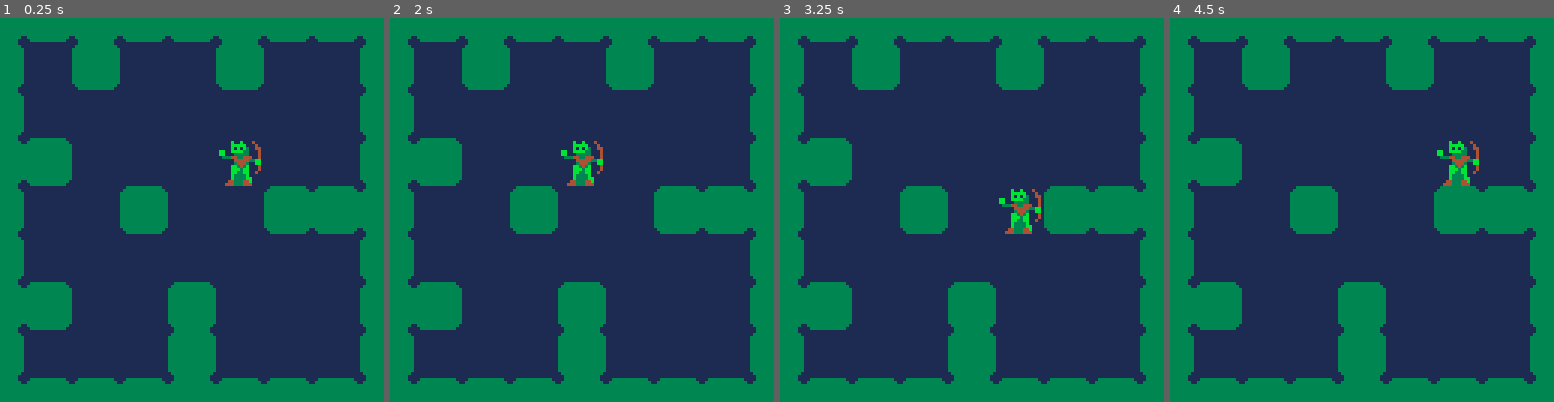
Above: before the commit, frames 1-4 (left to right).
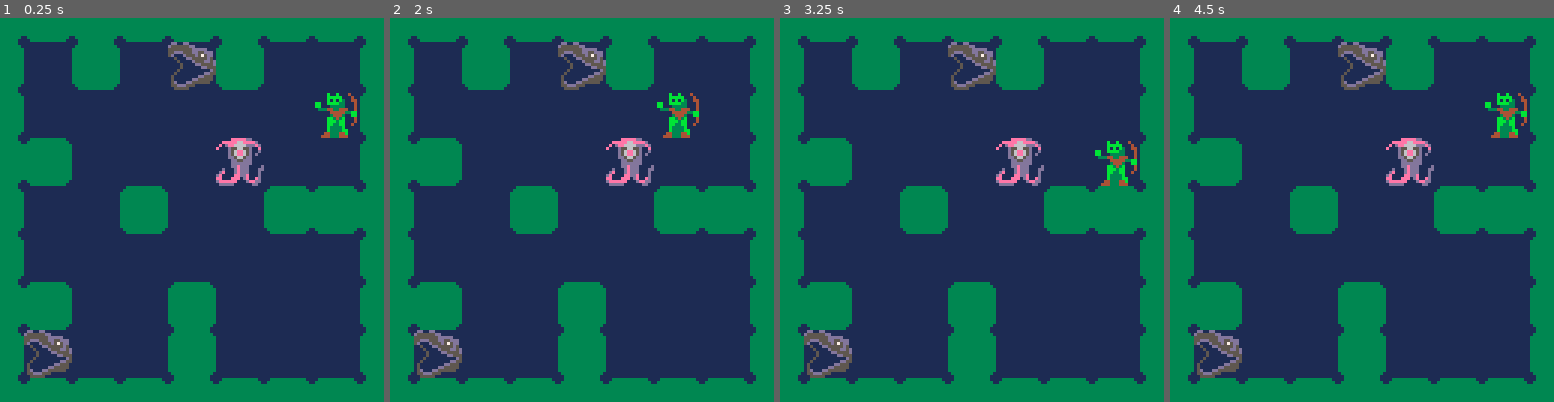
Above: after the commit, the same moments.

Repository: Ryan1729/broughlike-tutorial-ports
Game: PICO-8 cartridge pico8/broughlike-tutorial.p8
The game is run twice, just before and just after one commit, with the same random seed, the same clock (stepped at 60 frames per second) and the same inputs.
Inputs:
- Up to frame 1 (0.25 s): no input
- Up to frame 2 (2 s): hold Left from 1.97 s (still down)
- Up to frame 3 (3.25 s): release Left at 2.37 s; hold Down 2.42-2.82 s; hold Right from 2.87 s (still down)
- Up to frame 4 (4.5 s): release Right at 3.53 s; hold Up 3.58-4.08 s; hold Right from 4.13 s (still down)

The runs differ from the first frame. In frame 1, 3.3% of the frame differs, in the area x 6-93%, y 6-94%; in frame 2, 3.8%, in the area x 6-81%, y 6-94%; in frame 3, 3.8%; in frame 4, 3.8%.

Commit message:
spawn and draw monsters

Diff:
--- a/pico8/broughlike-tutorial.p8
+++ b/pico8/broughlike-tutorial.p8
@@ -28,13 +28,10 @@
 
 function generate_level()
     try_to('generate map', function()
-        local tile_count = generate_tiles()
-
-        local connected = random_passable_tile():get_connected_tiles()
-
-        return tile_count == #(connected)
-        --return generate_tiles() == #(random_passable_tile():get_connected_tiles())
+        return generate_tiles() == #(random_passable_tile():get_connected_tiles())
     end)
+
+    generate_monsters()
 end
 
 function generate_tiles()
@@ -78,6 +75,20 @@
         return tile.passable and not tile.monster;
     end);
     return tile
+end
+
+function generate_monsters()
+    monsters = {};
+    local num_monsters = level+1
+    for i=0,num_monsters do
+        spawn_monster()
+    end
+end
+
+function spawn_monster()
+    local monster_type = shuffle({bird, snake, tank, eater, jester})[1]
+    local monster = monster_type:new(random_passable_tile())
+    add(monsters, monster)
 end
 
 -->8
@@ -198,6 +209,36 @@
     player.is_player = true
 
     return player
+end
+
+bird = monster:new({})
+
+function bird:new(tile)
+    return monster.new(self, tile, 4, 3)
+end
+
+snake = monster:new({})
+
+function snake:new(tile)
+    return monster.new(self, tile, 5, 1)
+end
+
+tank = monster:new({})
+
+function tank:new(tile)
+    return monster.new(self, tile, 6, 2)
+end
+
+eater = monster:new({})
+
+function eater:new(tile)
+    return monster.new(self, tile, 7, 1)
+end
+
+jester = monster:new({})
+
+function jester:new(tile)
+    return monster.new(self, tile, 8, 2)
 end
 
 -->8
@@ -293,6 +334,7 @@
 
 numTiles=9
 tilesize=16
+level=1
 
 function _init()
   palt(15, true)
@@ -303,15 +345,19 @@
 end
 
 function _draw()
-  cls(13)
-
-  for i=0,numTiles do
-    for j=0,numTiles do
-        get_tile(i, j):draw()
-    end
-  end
-
-  player:draw()
+    cls(13)
+
+    for i=0,numTiles do
+        for j=0,numTiles do
+            get_tile(i, j):draw()
+        end
+    end
+
+    for i=1,#monsters do
+        monsters[i]:draw()
+    end
+
+    player:draw()
 end
 
 function _update()
